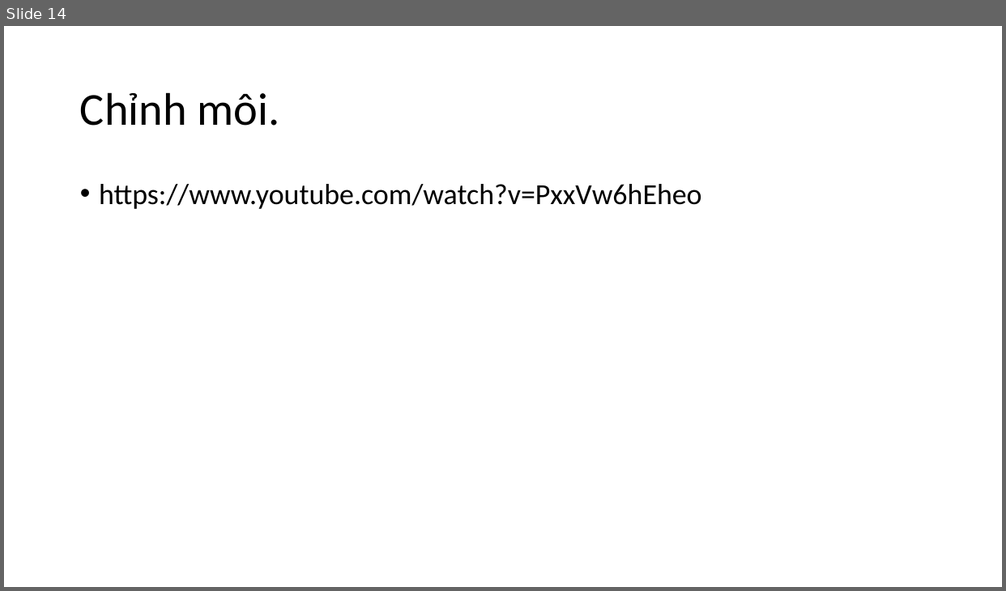
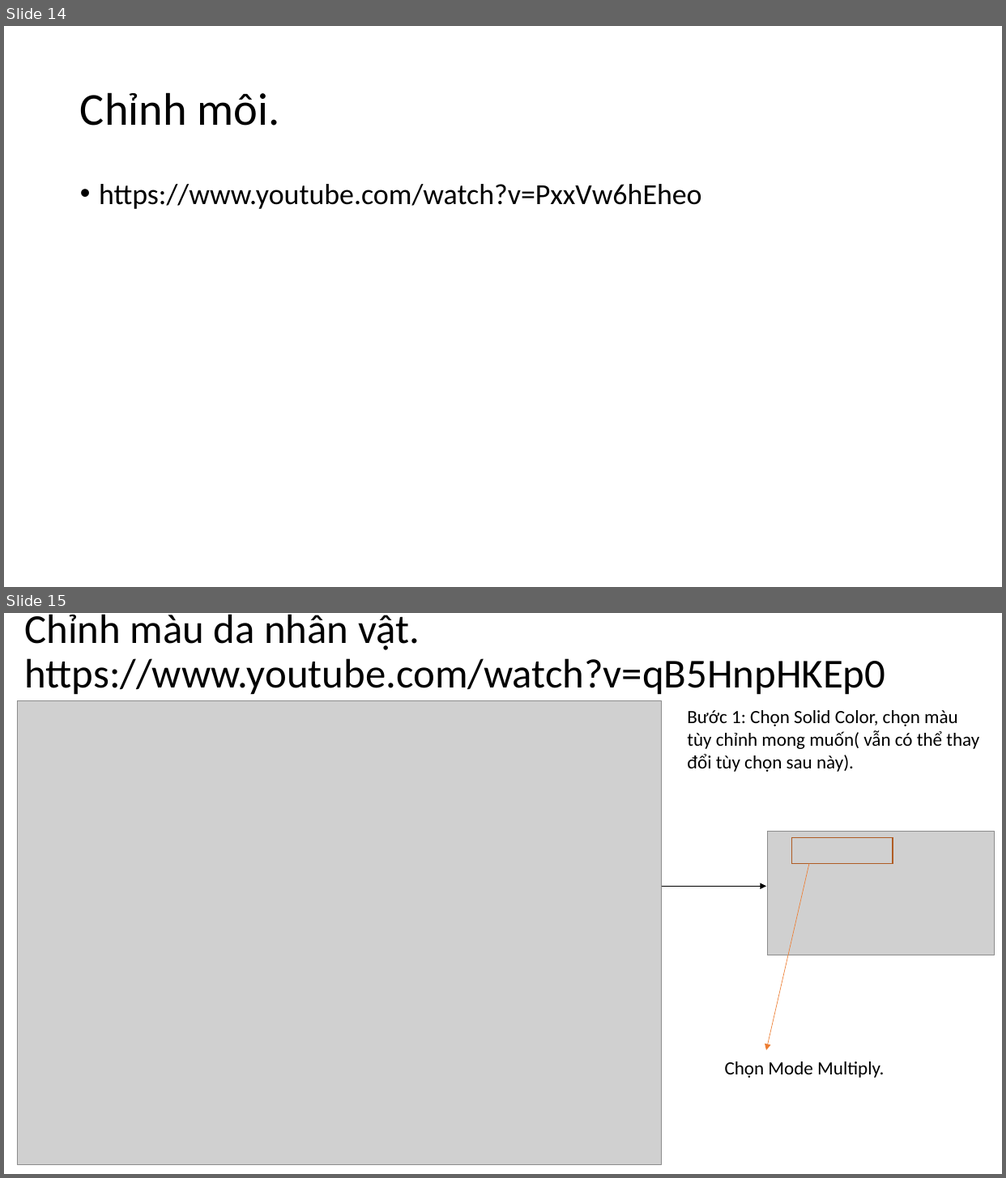
Before and after one commit to DangVanDoan05/photoshop, a slide deck: Điều chỉnh da mặt.pptx. Shown one above the other, each under a label of ours: slide 14 before the commit, slides 14 and 15 after it. The pictures are 1006x591 and 1006x1178 pixels, drawn with LibreOffice and Linux fonts; fonts in the diff are those of the drawing; grey boxes stand for pictures. Boxes give left, top, right and bottom in pixels: in the first picture for what was removed or moved away, otherwise in the second. Text is boxed around its words. In the diff, an @@ line names an element or a change of style, - is before the commit and + after.

```diff
--- a/Điều chỉnh da mặt.pptx
+++ b/Điều chỉnh da mặt.pptx
@@ slide 15 added at [4,613,1002,1174], background #FFFFFF @@
@@ title added at [24,614,885,695], 39.6 pt, text #000000 @@
+Chỉnh màu da nhân vật. https://www.youtube.com/watch?v=qB5HnpHKEp0
@@ picture added at [17,700,661,1165] @@
@@ text added at [687,710,979,772], 18 pt, text #000000 @@
+Bước 1: Chọn Solid Color, chọn màu tùy chỉnh mong muốn( vẫn có thể thay đổi tùy chọn sau này).
@@ picture added at [768,832,995,956] @@
@@ rectangle added at [791,837,893,864], outline #AF5C24 1 pt @@
@@ arrow added from (809, 864) to (766, 1050), #ED7D31 0.5 pt @@
@@ arrow added from (661, 886) to (766, 886), #000000 0.5 pt @@
@@ text added at [725,1062,884,1078], 18 pt, text #000000 @@
+Chọn Mode Multiply.
```
Also in this commit, not shown: 1 slide changed, 6 other slides added, 4 other files.
